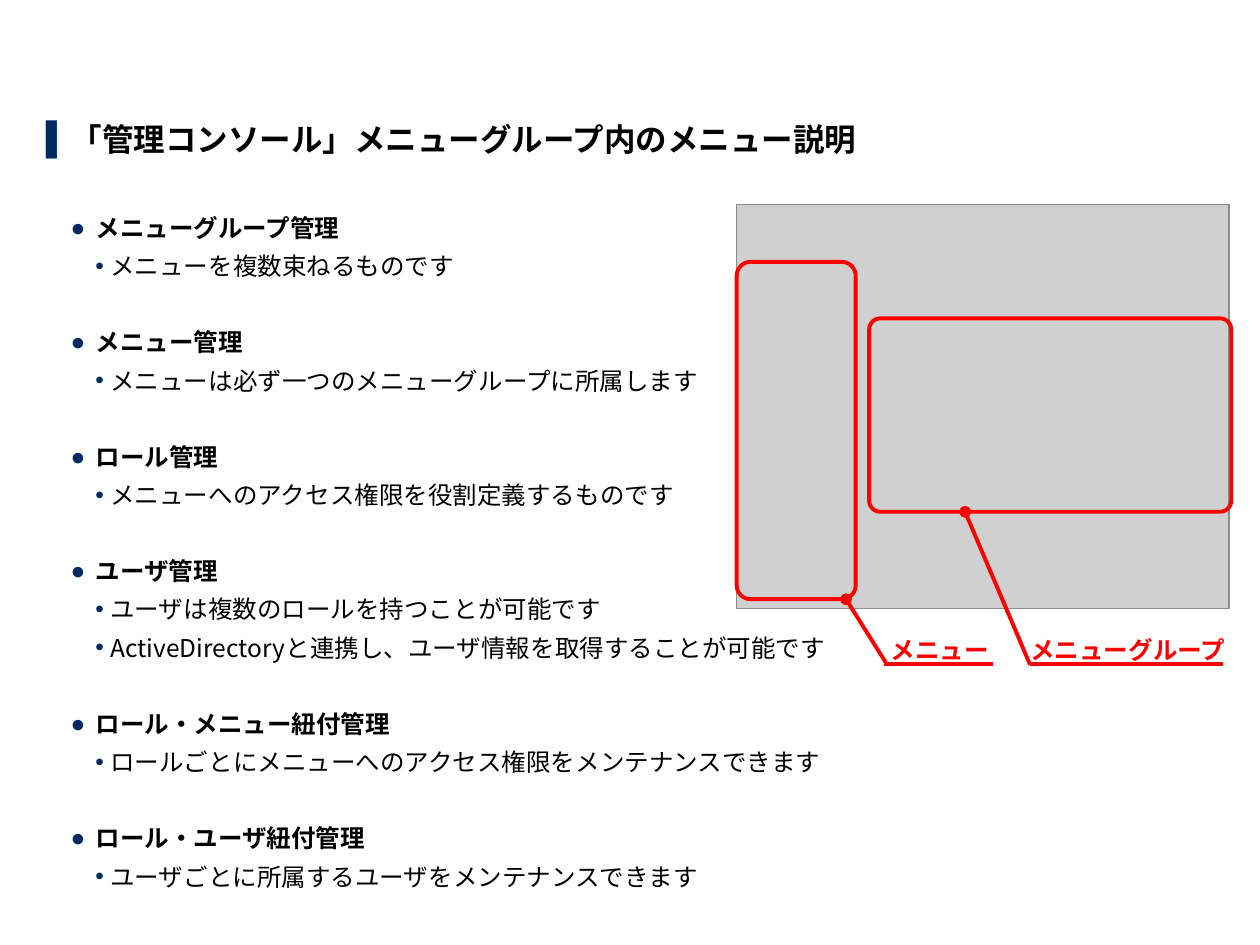
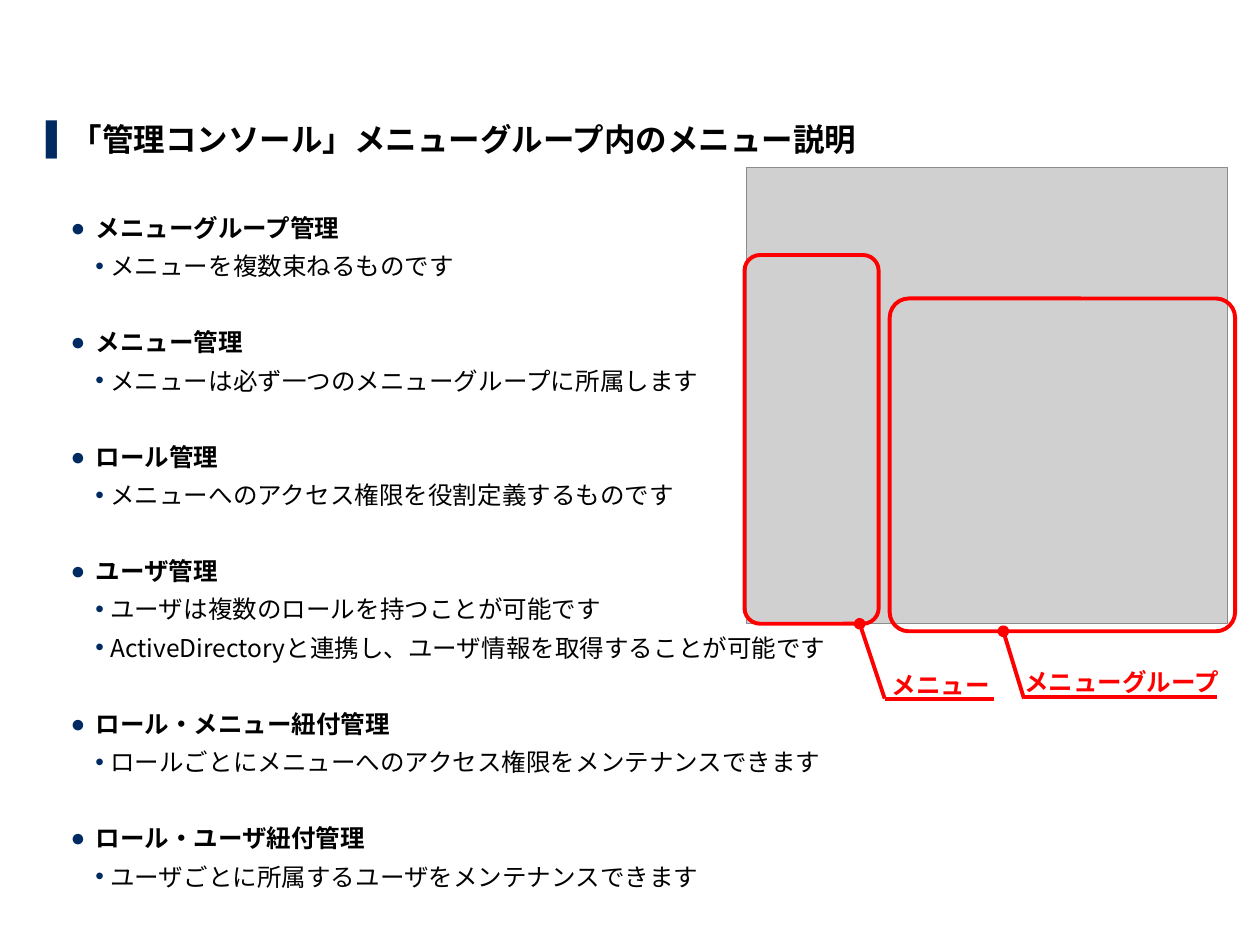
Before and after one commit to exastro-suite/it-automation-docs, a slide deck: slide 8 of asset/Learn_ja/ITA-base_classroom_lecture_ja.pptx (slide 12 before the commit). Drawn at 1260x945 pixels with LibreOffice and Linux fonts; fonts in the diff are those of the drawing; grey boxes stand for pictures; background and template pictures are left out. Boxes give left, top, right and bottom in pixels: in the first picture for what was removed or moved away, otherwise in the second. Text is boxed around its words. In the diff, an @@ line names an element or a change of style, - is before the commit and + after.

```diff
--- a/asset/Learn_ja/ITA-base_classroom_lecture_ja.pptx
+++ b/asset/Learn_ja/ITA-base_classroom_lecture_ja.pptx
@@ picture: place and size @@
-picture at bbox=[737, 204, 1230, 609]
+picture at bbox=[747, 168, 1228, 624]
@@ rounded rectangle: place and size @@
-rounded rectangle at bbox=[737, 262, 856, 600]
+rounded rectangle at bbox=[745, 255, 878, 624]
@@ rounded rectangle: place and size @@
-rounded rectangle at bbox=[869, 319, 1231, 512]
+rounded rectangle at bbox=[890, 299, 1235, 631]
@@ arrow moved from (886, 663) - (845, 600) to (885, 698) - (859, 624) @@
@@ text "メニュー": place and size @@
-text "メニュー" at bbox=[891, 640, 989, 665]
+text "メニュー" at bbox=[892, 675, 990, 700]
@@ arrow moved from (1031, 665) - (965, 512) to (1024, 698) - (1003, 631) @@
@@ text "メニューグループ": place and size @@
-text "メニューグループ" at bbox=[1030, 638, 1225, 665]
+text "メニューグループ" at bbox=[1024, 670, 1219, 697]
@@ line moved from (885, 664) - (993, 664) to (885, 698) - (994, 698) @@
@@ line moved from (1031, 664) - (1223, 664) to (1024, 698) - (1217, 698) @@
```
Also in this commit, not shown: 9 other slides changed, 4 slides added, 20 slides removed, 1 other file.
